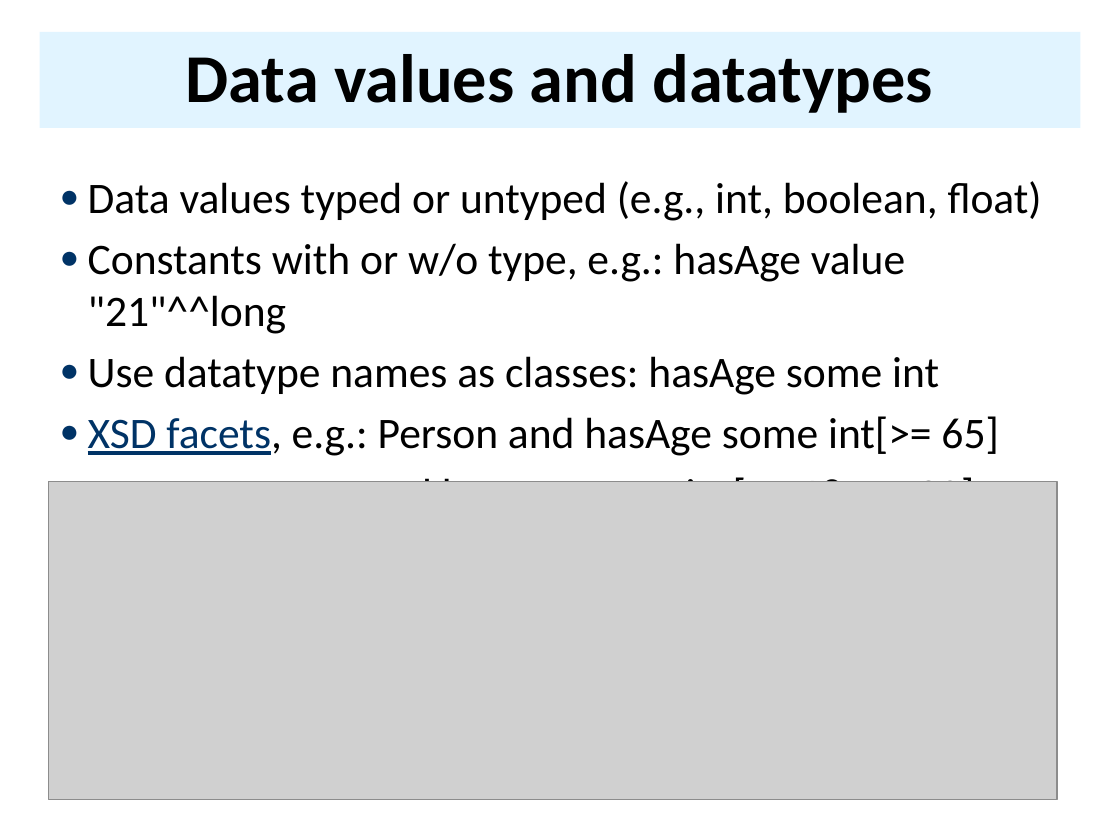
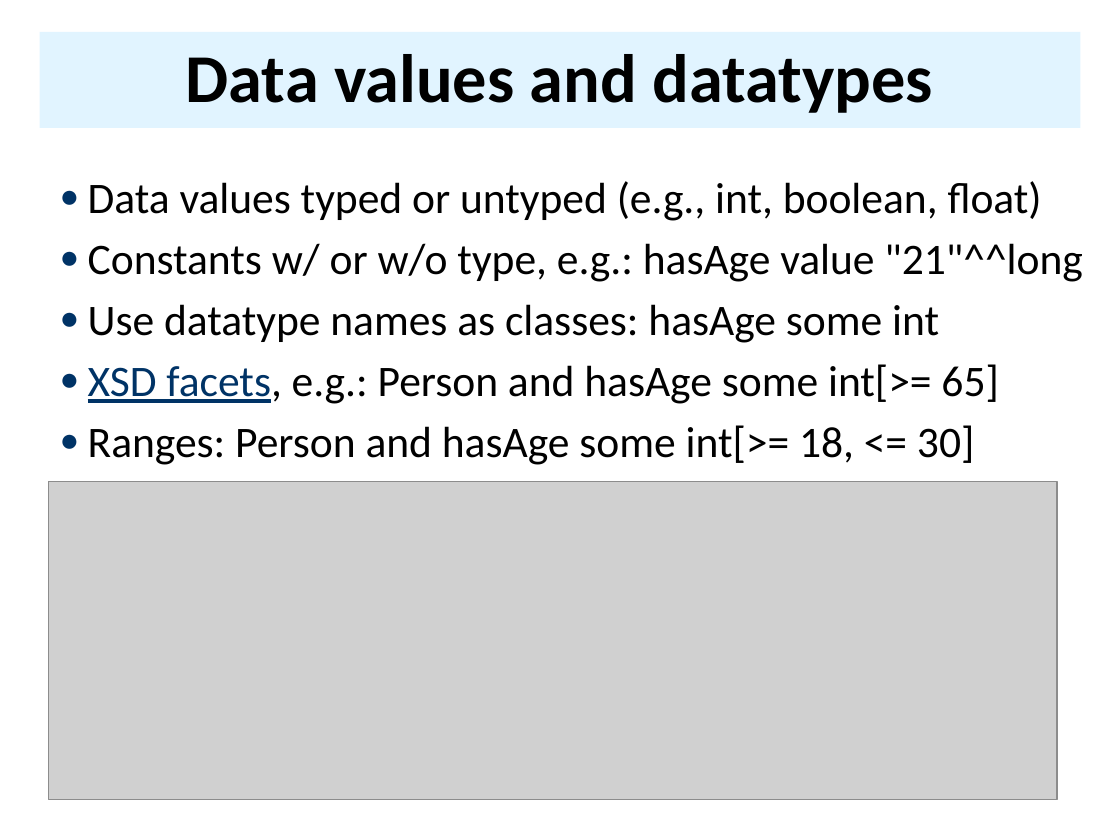
Before and after one commit to UMBC-CMSC-491-691-F19-Knowledge-Graphs/class_material, a slide deck: slide 15 of notes/10_protege/IDEs.pptx (slide 11 before the commit). Drawn at 1120x840 pixels with LibreOffice and Linux fonts; fonts in the diff are those of the drawing; grey boxes stand for pictures. Boxes give left, top, right and bottom in pixels: in the first picture for what was removed or moved away, otherwise in the second. Text is boxed around its words. In the diff, an @@ line names an element or a change of style, - is before the commit and + after.

```diff
--- a/notes/10_protege/IDEs.pptx
+++ b/notes/10_protege/IDEs.pptx
@@ text at (x1=88, y1=243, x2=1082, y2=282): text changed @@
-● Constants with or w/o type, e.g.: hasAge value "21"^^long
+● Constants w/ or w/o type, e.g.: hasAge value "21"^^long
```
Also in this commit, not shown: 7 other slides changed, 4 slides added, 5 other files.
